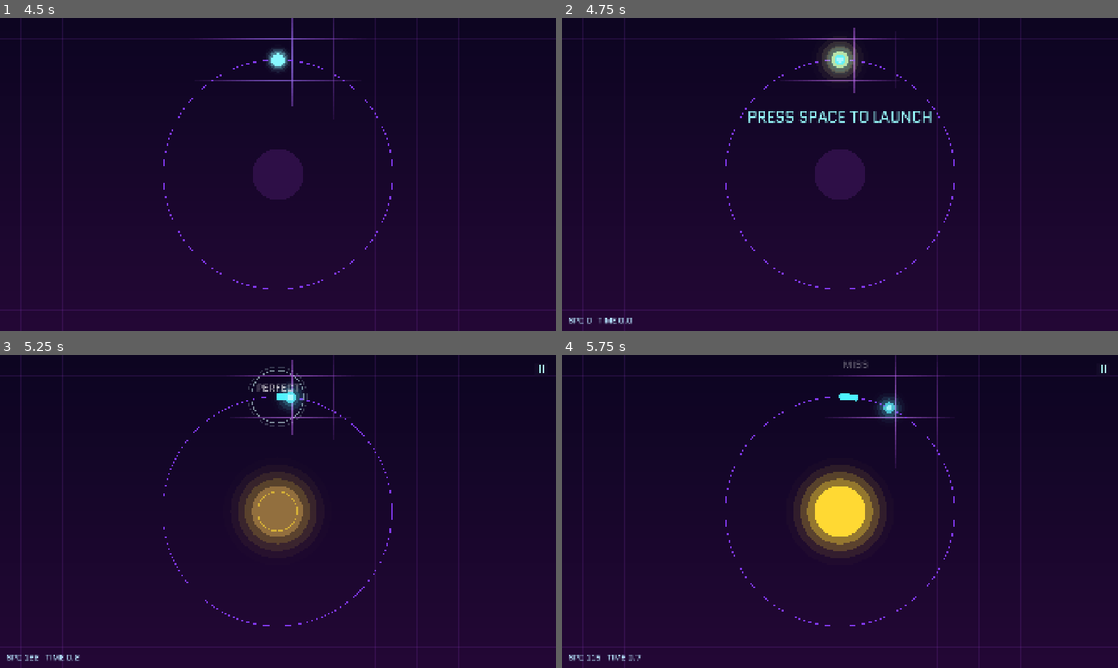
Above: before the commit, frames 1-4 (two rows, left to right).
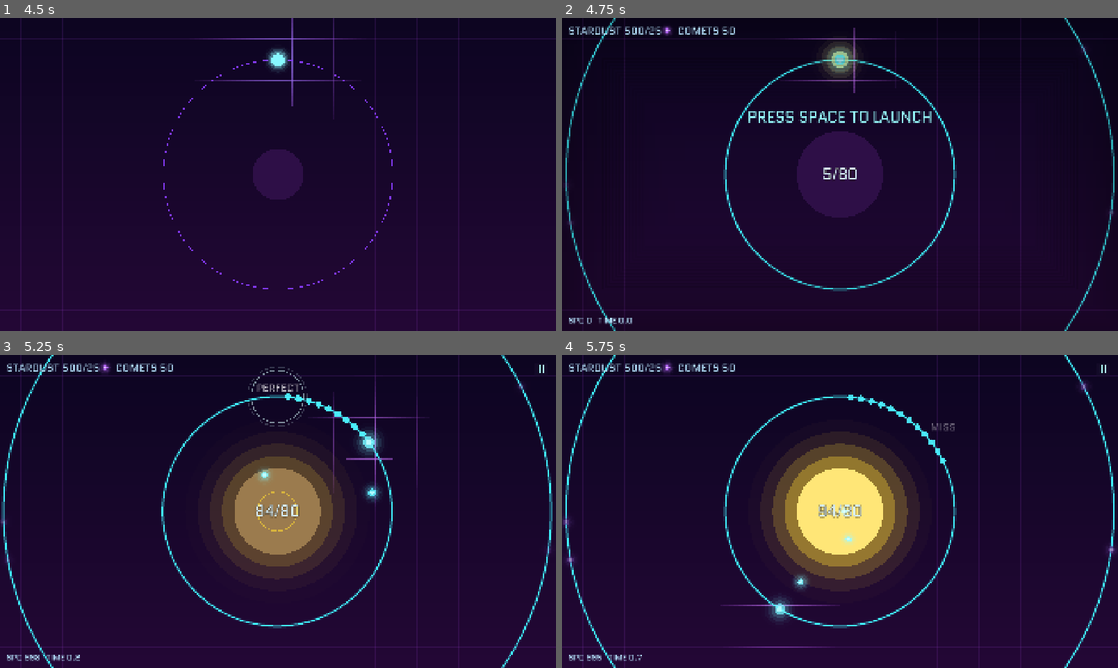
Above: after the commit, the same moments.

Repository: kjbrown-sandbox/juniper-dev-gamejam
Game: Godot game, scene res://MainMenu.tscn
The game is run twice, just before and just after one commit, with the same random seed, the same clock (stepped at 60 frames per second) and the same inputs.
Inputs (mouse positions are in pixels of both pictures, inside the frame that each line leads up to):
- Up to frame 1 (4.5 s): click "PLAY" at 0.5 s; tap Enter at 1.25, 1.55, 2.1 s; move the mouse to (400, 158) at 1.27 s; hold Right 1.28-2.03 s; tap Y at 1.35, 3.8, 4.35 s; click (400, 158) at 1.42 s; tap Space at 1.52, 2.27, 3.77 s; move the mouse to (166, 190) at 2.02 s; hold Down 2.03-2.78 s; tap Keypad Enter at 2.3, 2.85 s; move the mouse to (333, 105) at 2.77 s; hold Right 2.78-3.53 s; tap R at 3.05, 3.6 s; move the mouse to (250, 237) at 3.52 s; hold Up 3.53-4.28 s; click (250, 237) at 3.67 s; move the mouse to (444, 221) at 4.27 s; hold Left from 4.28 s (still down)
- Up to frame 2 (4.75 s): keep holding Left; tap Space at 4.52 s; tap Enter at 4.55 s
- Up to frame 3 (5.25 s): keep holding Left; tap Space at 5 s; move the mouse to (111, 464) at 5.02 s; tap Enter at 5.1 s
- Up to frame 4 (5.75 s): keep holding Left; tap Space at 5.27 s; tap Keypad Enter at 5.3 s

Frame 1 is identical in both runs. In frame 2, 4.8% of the frame differs, in the area x 0-100%, y 0-100%; in frame 3, 11%; in frame 4, 14%.

Commit message:
Victory-screen polish, Ram inner-ring enemies, smaller upgrade panel
- Ram now vacuums enemies latched on the inner ring (wider reach, full damage, no slowdown),
  matching how it vacuums asteroids
- Victory screen: slower staggered fade-in (2s fade + 0.5s hold per element), large cyan
  completion time, added "Max speed" stat (tracked during play), enlarged stat text
- Shrank the upgrade panel (SECT_H/TOP_BAND/BOT_PAD/ROW_GAP) so the full 2-row layout fits the
  viewport without clipping the top readout or the Back button

Co-Authored-By: Claude Opus 4.8 (1M context) <noreply@anthropic.com>

Diff:
--- a/Game.gd
+++ b/Game.gd
@@ -135,9 +135,11 @@
 @export var fin_collapse_time := 3.0    # how long the rings/core take to shrink away
 @export var fin_finale_speed := 900.0   # speed the moon is set to for the escape (regardless of prior speed)
 @export var fin_escape_rate := 700.0    # px/s the moon drifts outward while leaving
+@export var fin_fade := 2.0             # victory screen: per-element fade-in duration
+@export var fin_hold := 0.5             # victory screen: pause after each element before the next starts
 
 # ── Debug ──────────────────────────────────────────────────
-@export var debug_start := false         # TESTING: start with every upgrade + two rings sealed. TURN OFF before shipping.
+@export var debug_start := true         # TESTING: start with every upgrade + two rings sealed. TURN OFF before shipping.
 
 # ── State ──────────────────────────────────────────────────
 var phase := "play"      # play | dead | won | finale (the escape cinematic)
@@ -149,11 +151,13 @@
 var fin_t := 0.0                # timer within the current cinematic stage
 var finale_scale := 1.0         # draw-only multiplier shrinking the rings/core during the collapse
 var finale_time := 0.0          # run length captured at the escape (for the victory screen)
+var finale_end_t := 0.0         # seconds the victory screen has been showing (drives the staged fade-in)
 var finale_hit: Array = []      # clickable victory-screen buttons: { rect, action }
 # Run totals for the victory screen (cumulative, not the spendable wallets).
 var total_stardust := 0
 var total_comets := 0
 var total_enemies := 0
+var max_speed_seen := 0.0       # fastest the moon went during play (victory stat)
 var started := false     # the moon waits at the top until the first SPACE (launch)
 var dead_reason := ""
 var top_angle := -PI / 2.0
@@ -404,10 +408,12 @@
 	fin_t = 0.0
 	finale_scale = 1.0
 	finale_time = 0.0
+	finale_end_t = 0.0
 	finale_hit.clear()
 	total_stardust = 0
 	total_comets = 0
 	total_enemies = 0
+	max_speed_seen = 0.0
 	core = core_start
 	core_lit = 0.0
 	inventory = 0
@@ -503,7 +509,7 @@
 	enemy_active = true
 	threat_spawn_count = 0
 	threat_timer = enemy_first_delay
-	inventory = 50
+	inventory = 500
 	asteroid_mats = 50
 	# Own every non-Finale upgrade: apply each level's effect and mark the menu card maxed.
 	for s in upgrade_menu.sections:
@@ -747,6 +753,8 @@
 # ── Sim ────────────────────────────────────────────────────
 func _process(delta: float) -> void:
 	if phase == "won" or phase == "dead":
+		if finale_won:
+			finale_end_t += delta   # drives the staged fade-in of the victory screen
 		queue_redraw()
 		return
 	if phase == "finale":
@@ -814,6 +822,7 @@
 		return   # parked at the top until the first SPACE launches us
 	core_lit = minf(1.0, core_lit + sim / maxf(0.01, core_flare_time))   # the launch flare brings the core alive
 	speed = clampf(speed - cur_decay() * sim, min_speed, max_speed)
+	max_speed_seen = maxf(max_speed_seen, speed)   # victory stat
 
 	# Blaster core drain.
 	if beam_on:
@@ -1064,20 +1073,25 @@
 				t.latched = true
 		else:
 			core -= t.drain * sim
-		# Passing an enemy slows you like an asteroid (on a cooldown). A successful SPACE that
-		# pass sets t.cd, so killing/hitting it skips the slow. With Ramming, a missed-SPACE
-		# collision still slows but chips 1 HP off the enemy.
-		if t.cd <= 0.0 and moon_world().distance_to(ring_point(t.radius, t.angle)) < enemy_contact_dist:
-			if slow_iframe <= 0.0:                # global i-frame: one slow per second total
-				speed = maxf(min_speed, speed * asteroid_hit_mult)
-				slow_iframe = 1.0
+		# Passing an enemy slows you like an asteroid (on a cooldown). A SPACE hit sets t.cd so it
+		# skips the slow; Ramming chips 1 HP on a missed-SPACE bump. AND on the inner ring, Ram
+		# vacuums latched enemies (wider reach, full damage, no slowdown) as you orbit past them.
+		var ep := ring_point(t.radius, t.angle)
+		var d := moon_world().distance_to(ep)
+		var ram_inner: bool = has_ramming and current_ring == 0 and t.latched and d < enemy_hit_dist
+		if t.cd <= 0.0 and (d < enemy_contact_dist or ram_inner):
+			if ram_inner:
+				t.hp -= hit_damage                # full ram damage, no slow (like the asteroid vacuum)
+			else:
+				if slow_iframe <= 0.0:            # global i-frame: one slow per second total
+					speed = maxf(min_speed, speed * asteroid_hit_mult)
+					slow_iframe = 1.0
+				if has_ramming:
+					t.hp -= 1
 			t.cd = asteroid_hit_cd
 			shake = minf(1.8, shake + 0.3)
-			var cp := ring_point(t.radius, t.angle)
 			for i in 5:
-				particles.append({ "pos": cp, "vel": Vector2.from_angle(randf_range(-PI, PI)) * randf_range(90.0, 200.0), "life": randf_range(0.2, 0.45) })
-			if has_ramming:
-				t.hp -= 1
+				particles.append({ "pos": ep, "vel": Vector2.from_angle(randf_range(-PI, PI)) * randf_range(90.0, 200.0), "life": randf_range(0.2, 0.45) })
 	cull_threats()
 
 	core = maxf(0.0, core)   # core can run dry (lights stop spawning), but it's not an instant loss
@@ -1442,6 +1456,7 @@
 		3:   # done — the true ending
 			phase = "won"
 			finale_won = true
+			finale_end_t = 0.0   # start the victory-screen fade-in from zero
 
 
 func show_hint(text: String, dur: float, col: Color) -> void:
@@ -2071,30 +2086,43 @@
 	var sc := screen_center()
 	finale_hit.clear()
 	var cyan: Color = style.banner_pause
-	var white := Color(1, 1, 1)
-	draw_string(font, Vector2(sc.x - 700, sc.y - 200), "Freedom at last ...", HORIZONTAL_ALIGNMENT_CENTER, 1400, 72, white)
-	var secs := int(finale_time)
-	draw_string(font, Vector2(sc.x - 700, sc.y - 70), "Completion time:  %d:%02d" % [secs / 60, secs % 60], HORIZONTAL_ALIGNMENT_CENTER, 1400, 30, cyan)
-	draw_string(font, Vector2(sc.x - 700, sc.y - 24), "Total Stardust collected:  %d" % total_stardust, HORIZONTAL_ALIGNMENT_CENTER, 1400, 26, white)
-	draw_string(font, Vector2(sc.x - 700, sc.y + 12), "Total comets collected:  %d" % total_comets, HORIZONTAL_ALIGNMENT_CENTER, 1400, 26, white)
-	draw_string(font, Vector2(sc.x - 700, sc.y + 48), "Total enemies defeated:  %d" % total_enemies, HORIZONTAL_ALIGNMENT_CENTER, 1400, 26, white)
-	# Two buttons stacked + centered (mirrors the main menu).
-	var bw := 320.0
-	var bh := 58.0
-	var bx := sc.x - bw * 0.5
-	var by := sc.y + 110.0
-	var again := Rect2(bx, by, bw, bh)
-	var menu := Rect2(bx, by + bh + 18.0, bw, bh)
-	_draw_finale_button(font, again, "PLAY AGAIN")
-	_draw_finale_button(font, menu, "MAIN MENU")
-	finale_hit.append({ "rect": again, "action": "again" })
-	finale_hit.append({ "rect": menu, "action": "menu" })
-
-
-func _draw_finale_button(font: Font, r: Rect2, label: String) -> void:
-	draw_rect(r, Color(0.12, 0.14, 0.20, 0.95))
-	draw_rect(r, style.banner_pause, false, 2.0)   # cyan border
-	draw_string(font, Vector2(r.position.x, r.position.y + r.size.y * 0.5 + 9.0), label, HORIZONTAL_ALIGNMENT_CENTER, r.size.x, 26, Color(0.92, 0.95, 1.0))
+	# Staggered fade-in: title, then the big completion time, then the stat block, then the buttons.
+	# Each element fades over fin_fade, then holds fin_hold before the next one starts.
+	var step := fin_fade + fin_hold
+	var a_title := clampf(finale_end_t / fin_fade, 0.0, 1.0)
+	var a_time := clampf((finale_end_t - step) / fin_fade, 0.0, 1.0)
+	var a_stats := clampf((finale_end_t - 2.0 * step) / fin_fade, 0.0, 1.0)
+	var a_btns := clampf((finale_end_t - 3.0 * step) / fin_fade, 0.0, 1.0)
+
+	draw_string(font, Vector2(sc.x - 700, sc.y - 300), "Freedom at last ...", HORIZONTAL_ALIGNMENT_CENTER, 1400, 72, Color(1, 1, 1, a_title))
+	if a_time > 0.0:
+		var secs := int(finale_time)
+		draw_string(font, Vector2(sc.x - 700, sc.y - 170), "Completion time:  %d:%02d" % [secs / 60, secs % 60], HORIZONTAL_ALIGNMENT_CENTER, 1400, 72, Color(cyan.r, cyan.g, cyan.b, a_time))
+	if a_stats > 0.0:
+		var w := Color(1, 1, 1, a_stats)
+		draw_string(font, Vector2(sc.x - 700, sc.y - 72), "Total Stardust collected:  %d" % total_stardust, HORIZONTAL_ALIGNMENT_CENTER, 1400, 34, w)
+		draw_string(font, Vector2(sc.x - 700, sc.y - 26), "Total comets collected:  %d" % total_comets, HORIZONTAL_ALIGNMENT_CENTER, 1400, 34, w)
+		draw_string(font, Vector2(sc.x - 700, sc.y + 20), "Total enemies defeated:  %d" % total_enemies, HORIZONTAL_ALIGNMENT_CENTER, 1400, 34, w)
+		draw_string(font, Vector2(sc.x - 700, sc.y + 66), "Max speed:  %d" % int(max_speed_seen), HORIZONTAL_ALIGNMENT_CENTER, 1400, 34, w)
+	# Two buttons stacked + centered (mirrors the main menu); only clickable once they've appeared.
+	if a_btns > 0.0:
+		var bw := 320.0
+		var bh := 58.0
+		var bx := sc.x - bw * 0.5
+		var by := sc.y + 110.0
+		var again := Rect2(bx, by, bw, bh)
+		var menu := Rect2(bx, by + bh + 18.0, bw, bh)
+		_draw_finale_button(font, again, "PLAY AGAIN", a_btns)
+		_draw_finale_button(font, menu, "MAIN MENU", a_btns)
+		finale_hit.append({ "rect": again, "action": "again" })
+		finale_hit.append({ "rect": menu, "action": "menu" })
+
+
+func _draw_finale_button(font: Font, r: Rect2, label: String, a: float) -> void:
+	draw_rect(r, Color(0.12, 0.14, 0.20, 0.95 * a))
+	var bc: Color = style.banner_pause
+	draw_rect(r, Color(bc.r, bc.g, bc.b, a), false, 2.0)   # cyan border
+	draw_string(font, Vector2(r.position.x, r.position.y + r.size.y * 0.5 + 9.0), label, HORIZONTAL_ALIGNMENT_CENTER, r.size.x, 26, Color(0.92, 0.95, 1.0, a))
 
 
 # "Are you sure?" overlay shown when R is pressed mid-run (Pleenko-style restart confirm).
--- a/UpgradeMenu.gd
+++ b/UpgradeMenu.gd
@@ -42,12 +42,12 @@
 const SECT_W    := 440.0    # one section box
 const MARGIN    := 56.0     # frame edge -> section
 const COL_GAP   := 44.0
-const ROW_GAP   := 44.0
-const TOP_BAND  := 150.0    # title + stardust readout
-const BOT_PAD   := 132.0    # room below the last row for the Back button + footer hint
+const ROW_GAP   := 38.0
+const TOP_BAND  := 132.0    # title + stardust readout
+const BOT_PAD   := 112.0    # room below the last row for the Back button + footer hint
 const BACK_W    := 240.0
 const BACK_H    := 54.0
-const SECT_H    := 380.0
+const SECT_H    := 334.0
 const HEADER_H  := 54.0
 
 var _font: Font
@@ -104,7 +104,7 @@
 		{ "id": "attack", "title": "Attack", "row": 1, "upgrades": [
 			{ "id": "atk_main", "name": "Basic", "desc": "+1 damage, comets slow less",
 			  "sd": [0, 0, 0], "cm": [1, 4, 9] },
-			{ "id": "atk_premium", "name": "Ram", "desc": "Deal damage even on miss",
+			{ "id": "atk_premium", "name": "Ram", "desc": "Auto-ram comets and enemies",
 			  "sd": [10], "cm": [2], "premium": true },
 		] },
 		{ "id": "comet", "title": "Comet", "row": 1, "upgrades": [
